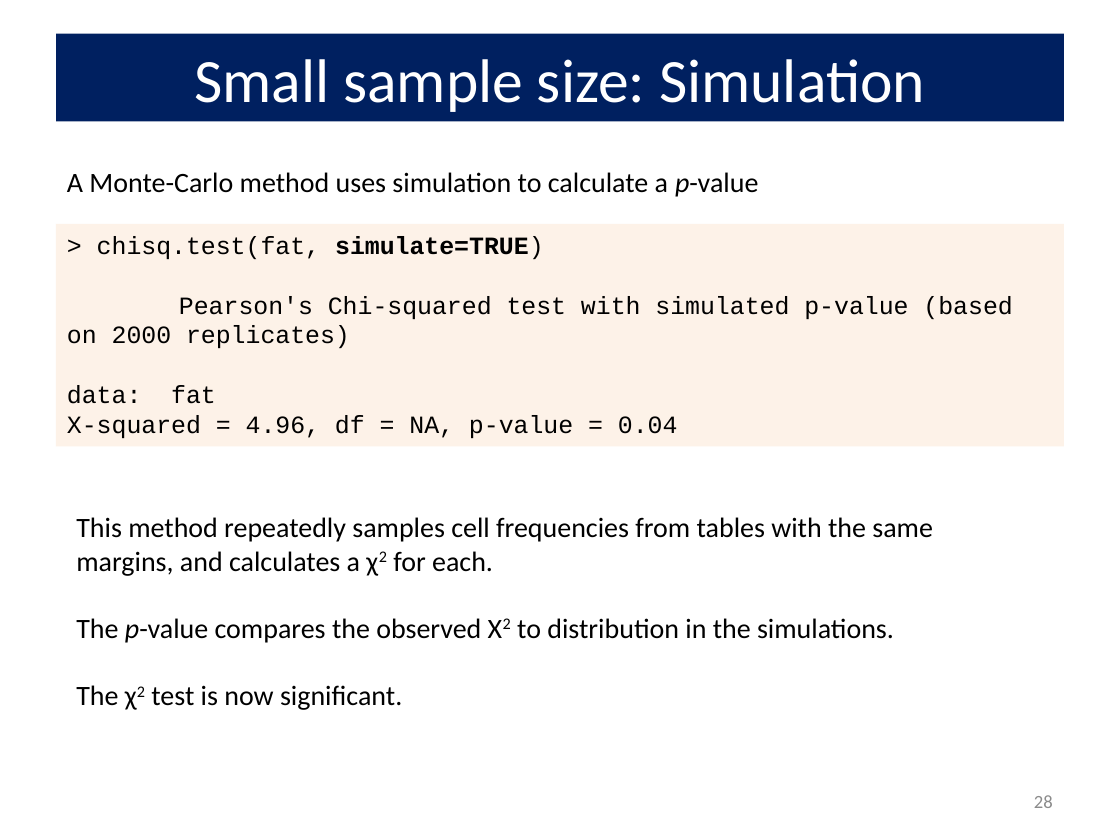
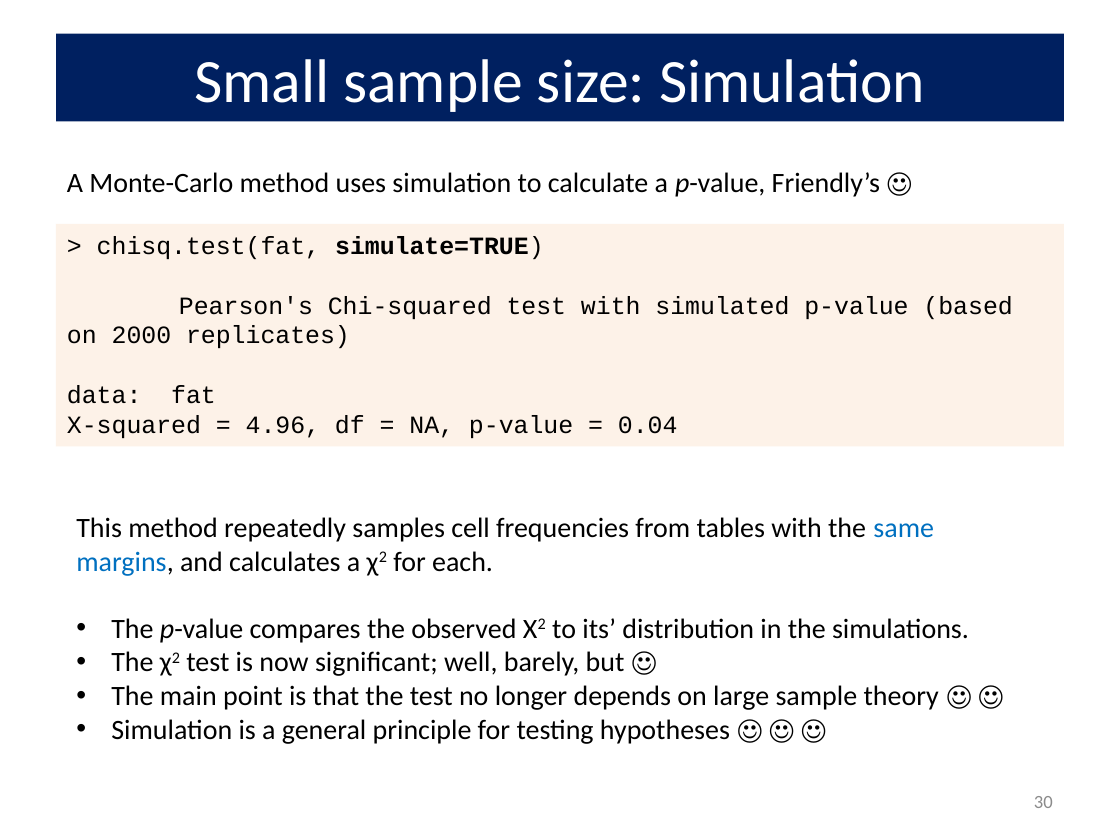
Before and after one commit to friendly/psy6136, a slide deck: slide 30 of docs/lectures/03-Twoway1.pptx (slide 28 before the commit). Drawn at 1120x840 pixels with LibreOffice and Linux fonts; fonts in the diff are those of the drawing. Boxes give left, top, right and bottom in pixels: in the first picture for what was removed or moved away, otherwise in the second. Text is boxed around its words. In the diff, an @@ line names an element or a change of style, - is before the commit and + after.

```diff
--- a/docs/lectures/03-Twoway1.pptx
+++ b/docs/lectures/03-Twoway1.pptx
@@ text at bbox=[67, 172, 880, 197]: text changed @@
-A Monte-Carlo method uses simulation to calculate a p-value
+A Monte-Carlo method uses simulation to calculate a p-value, Friendly’s ☺
@@ text at bbox=[76, 517, 934, 576]: text colour #000000 to #0070C0 in "same", "margins," @@
@@ text at bbox=[111, 618, 969, 744]: text changed @@
-The p-value compares the observed X2 to distribution in the simulations.
-The χ2 test is now significant.
+• The p-value compares the observed X2 to its’ distribution in the simulations.
+• The χ2 test is now significant; well, barely, but ☺
+• The main point is that the test no longer depends on large sample theory ☺ ☺
+• Simulation is a general principle for testing hypotheses ☺ ☺ ☺
@@ page number at bbox=[1034, 796, 1053, 808]: text changed @@
-28
+30
```
Also in this commit, not shown: 15 other slides changed, 2 slides added, 18 other files.
